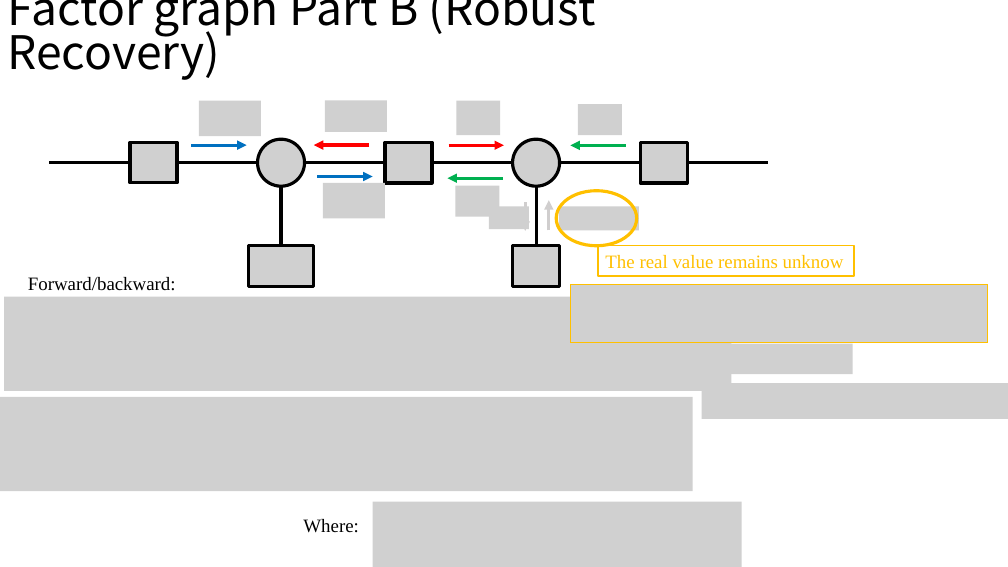
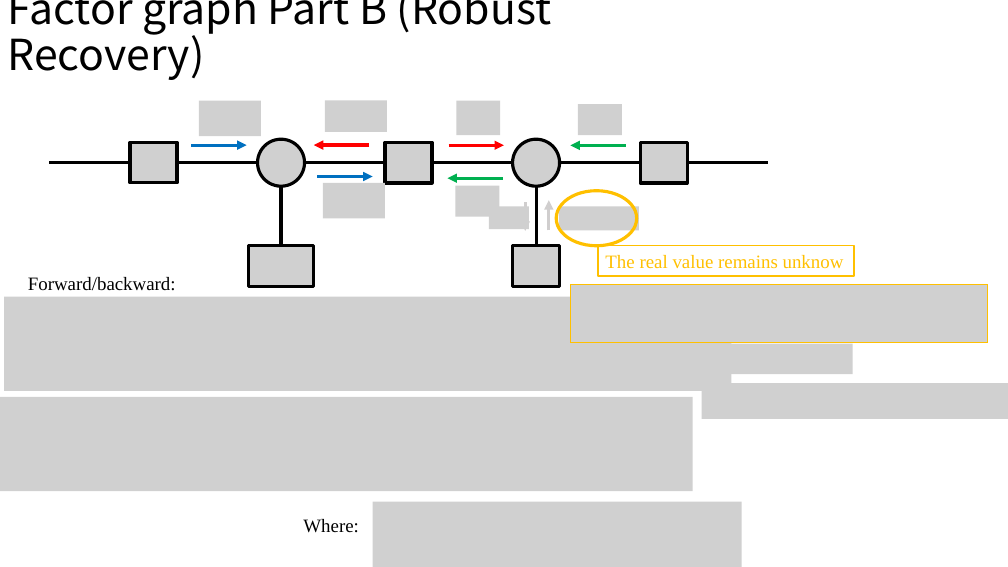
Before and after one commit to Brook1711/RIS-Angular-Domain, a slide deck: slide 22 of doc/RIS-angular-domain组会汇报.pptx (slide 20 before the commit). Drawn at 1008x567 pixels with LibreOffice and Linux fonts; fonts in the diff are those of the drawing; grey boxes stand for pictures. Boxes give left, top, right and bottom in pixels: in the first picture for what was removed or moved away, otherwise in the second. Text is boxed around its words. In the diff, an @@ line names an element or a change of style, - is before the commit and + after.

```diff
--- a/doc/RIS-angular-domain组会汇报.pptx
+++ b/doc/RIS-angular-domain组会汇报.pptx
@@ text "Factor graph Part B (Robust ..." at [8,0,552,80]: size 44 to 40.7 pt; line spacing 0.8 to 0.9 @@
```
Also in this commit, not shown: 3 slides added, 2 other files.
